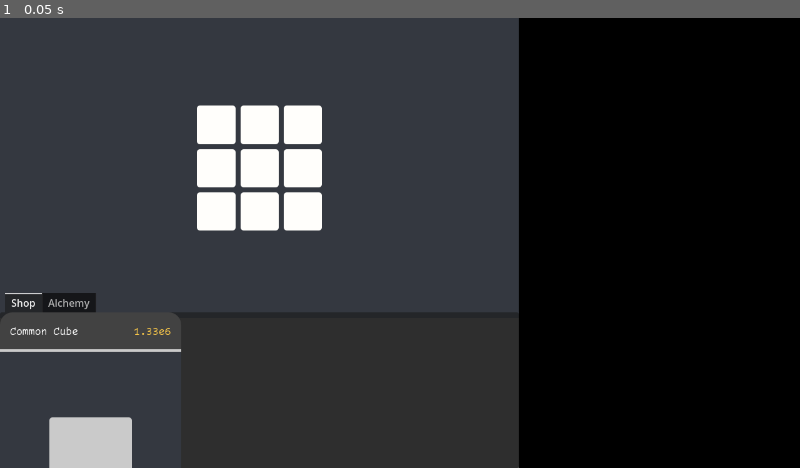
Above: before the commit, frame 1.
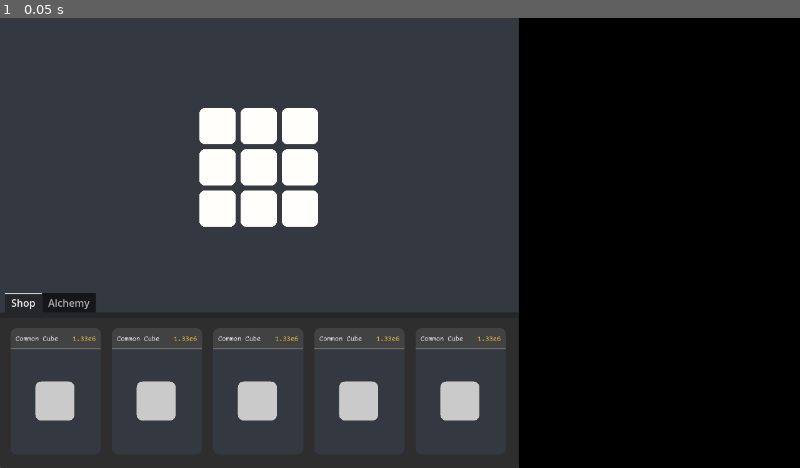
Above: after the commit, the same moment.

Repository: Logikable/GMTK2024
Game: Godot game, scene res://scenes/game.tscn
Same seed, same stepped clock (60 frames per second), same inputs: the game is played once before the commit and once after it.
Inputs:
- Up to frame 1 (0.05 s): no input

The runs differ from the first frame. In frame 1, 5.0% of the frame differs, in the area x 0-64%, y 19-100%.

Commit message:
Fix cards in UI, change tile/2dcubie size, add 2dcubie script.

Diff:
--- a/fonts/16px-common.tres
+++ b/fonts/16px-common.tres
@@ -1,6 +1,7 @@
 [gd_resource type="LabelSettings" load_steps=2 format=3 uid="uid://2qd5lej2cyfg"]
 
-[ext_resource type="FontFile" uid="uid://c48agdebe6v1w" path="res://fonts/ComicCodeLigaturesNFFixed-Regular.ttf" id="1_h2na7"]
+[ext_resource type="FontFile" uid="uid://c48agdebe6v1w" path="res://fonts/ComicCodeLigaturesNFFixed-Regular.ttf" id="1_ldjen"]
 
 [resource]
-font = ExtResource("1_h2na7")
+font = ExtResource("1_ldjen")
+font_size = 20
--- a/fonts/16px-currency.tres
+++ b/fonts/16px-currency.tres
@@ -4,4 +4,5 @@
 
 [resource]
 font = ExtResource("1_bj7ds")
+font_size = 20
 font_color = Color(1, 0.8, 0.290196, 1)
--- a/scenes/2dcubie.tscn
+++ b/scenes/2dcubie.tscn
@@ -1,13 +1,16 @@
-[gd_scene load_steps=2 format=3 uid="uid://cpklnuogag7tt"]
+[gd_scene load_steps=3 format=3 uid="uid://cpklnuogag7tt"]
+
+[ext_resource type="Script" path="res://scripts/2dcubie.gd" id="1_t058s"]
 
 [sub_resource type="StyleBoxFlat" id="StyleBoxFlat_atcyl"]
 bg_color = Color(0.792157, 0.792157, 0.792157, 1)
-corner_radius_top_left = 5
-corner_radius_top_right = 5
-corner_radius_bottom_right = 5
-corner_radius_bottom_left = 5
+corner_radius_top_left = 75
+corner_radius_top_right = 75
+corner_radius_bottom_right = 75
+corner_radius_bottom_left = 75
 
 [node name="2DCubie" type="Panel"]
-offset_right = 30.0
-offset_bottom = 30.0
+offset_right = 500.0
+offset_bottom = 500.0
 theme_override_styles/panel = SubResource("StyleBoxFlat_atcyl")
+script = ExtResource("1_t058s")
--- a/scenes/card.tscn
+++ b/scenes/card.tscn
@@ -17,62 +17,63 @@
 corner_radius_bottom_right = 20
 corner_radius_bottom_left = 20
 
-[node name="MarginContainer" type="MarginContainer"]
-offset_right = 40.0
-offset_bottom = 40.0
-
-[node name="Card" type="Node2D" parent="."]
-
-[node name="CardContents" type="VBoxContainer" parent="Card"]
+[node name="Card" type="VBoxContainer"]
 offset_right = 290.0
 offset_bottom = 405.0
 theme_override_constants/separation = 0
 
-[node name="HeaderContainer" type="PanelContainer" parent="Card/CardContents"]
+[node name="HeaderContainer" type="PanelContainer" parent="."]
 custom_minimum_size = Vector2(0, 58)
 layout_mode = 2
 theme_override_styles/panel = SubResource("StyleBoxFlat_nsida")
 
-[node name="HeaderMargin" type="MarginContainer" parent="Card/CardContents/HeaderContainer"]
+[node name="HeaderMargin" type="MarginContainer" parent="HeaderContainer"]
 layout_mode = 2
 theme_override_constants/margin_left = 16
 theme_override_constants/margin_top = 16
 theme_override_constants/margin_right = 16
 theme_override_constants/margin_bottom = 16
 
-[node name="HeaderContents" type="HBoxContainer" parent="Card/CardContents/HeaderContainer/HeaderMargin"]
+[node name="HeaderContents" type="HBoxContainer" parent="HeaderContainer/HeaderMargin"]
 layout_mode = 2
 
-[node name="Name" type="Label" parent="Card/CardContents/HeaderContainer/HeaderMargin/HeaderContents"]
+[node name="Name" type="Label" parent="HeaderContainer/HeaderMargin/HeaderContents"]
 layout_mode = 2
 size_flags_horizontal = 4
 text = "Common Cube
 "
 label_settings = ExtResource("1_uag38")
 
-[node name="Cost" type="HBoxContainer" parent="Card/CardContents/HeaderContainer/HeaderMargin/HeaderContents"]
+[node name="Cost" type="HBoxContainer" parent="HeaderContainer/HeaderMargin/HeaderContents"]
 layout_mode = 2
 size_flags_horizontal = 10
 
-[node name="Cost Label" type="Label" parent="Card/CardContents/HeaderContainer/HeaderMargin/HeaderContents/Cost"]
+[node name="Cost Label" type="Label" parent="HeaderContainer/HeaderMargin/HeaderContents/Cost"]
 layout_mode = 2
 text = "1.33e6"
 label_settings = ExtResource("3_b8l1w")
 
-[node name="Separator" type="Panel" parent="Card/CardContents"]
-custom_minimum_size = Vector2(0, 4)
+[node name="Separator" type="Panel" parent="."]
+custom_minimum_size = Vector2(0, 3)
 layout_mode = 2
 theme_override_styles/panel = SubResource("StyleBoxFlat_mtsr8")
 
-[node name="IconContainer" type="PanelContainer" parent="Card/CardContents"]
+[node name="IconContainer" type="PanelContainer" parent="."]
 layout_mode = 2
 size_flags_vertical = 3
 theme_override_styles/panel = SubResource("StyleBoxFlat_cvwb8")
 
-[node name="2DCubie" parent="Card/CardContents/IconContainer" instance=ExtResource("1_akfou")]
-custom_minimum_size = Vector2(132, 132)
+[node name="IconNode" type="Control" parent="IconContainer"]
 layout_mode = 2
+
+[node name="2DCubie" parent="IconContainer/IconNode" instance=ExtResource("1_akfou")]
+layout_mode = 2
+offset_left = 79.0
+offset_top = 102.0
+offset_right = 579.0
+offset_bottom = 602.0
+scale = Vector2(0.25, 0.25)
 size_flags_horizontal = 4
 size_flags_vertical = 4
 
-[node name="Glow" type="GPUParticles2D" parent="Card/CardContents/IconContainer/2DCubie"]
+[node name="Glow" type="GPUParticles2D" parent="IconContainer/IconNode/2DCubie"]
--- a/scenes/game.tscn
+++ b/scenes/game.tscn
@@ -9,23 +9,24 @@
 [sub_resource type="StyleBoxFlat" id="StyleBoxFlat_88470"]
 bg_color = Color(0, 0, 0, 1)
 
-[node name="GameContainer" type="Control"]
+[node name="GameNode" type="Control"]
 layout_mode = 3
 anchors_preset = 0
 offset_right = 1280.0
 offset_bottom = 720.0
 
-[node name="LeftContainer" type="Control" parent="."]
+[node name="LeftNode" type="Control" parent="."]
 anchors_preset = 0
 offset_right = 800.0
 offset_bottom = 720.0
 
-[node name="GridContainer" type="Control" parent="LeftContainer"]
+[node name="GridNode" type="Control" parent="LeftNode"]
+layout_mode = 2
 anchors_preset = 0
 offset_right = 830.0
 offset_bottom = 480.0
 
-[node name="Grid" parent="LeftContainer/GridContainer" instance=ExtResource("1_oinuk")]
+[node name="Grid" parent="LeftNode/GridNode" instance=ExtResource("1_oinuk")]
 layout_mode = 1
 anchors_preset = 8
 anchor_left = 0.5
@@ -39,7 +40,7 @@
 grow_horizontal = 2
 grow_vertical = 2
 
-[node name="PanelContainer" type="PanelContainer" parent="LeftContainer/GridContainer"]
+[node name="PanelContainer" type="PanelContainer" parent="LeftNode/GridNode"]
 z_index = -1
 layout_mode = 1
 anchors_preset = 15
@@ -49,40 +50,106 @@
 grow_vertical = 2
 theme_override_styles/panel = SubResource("StyleBoxFlat_gv1x0")
 
-[node name="Menu" type="TabContainer" parent="LeftContainer"]
-layout_mode = 0
+[node name="Menu" type="TabContainer" parent="LeftNode"]
+layout_mode = 2
 offset_top = 440.0
 offset_right = 830.0
 offset_bottom = 720.0
 current_tab = 0
 
-[node name="Shop" type="Control" parent="LeftContainer/Menu"]
+[node name="Shop" type="Control" parent="LeftNode/Menu"]
 layout_mode = 2
 metadata/_tab_index = 0
 
-[node name="Cards" type="HBoxContainer" parent="LeftContainer/Menu/Shop"]
+[node name="Cards" type="HBoxContainer" parent="LeftNode/Menu/Shop"]
 layout_mode = 1
 anchors_preset = 15
 anchor_right = 1.0
 anchor_bottom = 1.0
 grow_horizontal = 2
 grow_vertical = 2
+theme_override_constants/separation = 17
 
-[node name="Card" parent="LeftContainer/Menu/Shop/Cards" instance=ExtResource("2_ehw0x")]
+[node name="DummyNode" type="Control" parent="LeftNode/Menu/Shop/Cards"]
 layout_mode = 2
 
-[node name="Alchemy" type="Control" parent="LeftContainer/Menu"]
+[node name="CardNode" type="Control" parent="LeftNode/Menu/Shop/Cards"]
+custom_minimum_size = Vector2(145, 203)
+layout_mode = 2
+
+[node name="Card" parent="LeftNode/Menu/Shop/Cards/CardNode" instance=ExtResource("2_ehw0x")]
+layout_mode = 2
+offset_top = 25.0
+offset_right = 289.0
+offset_bottom = 430.0
+grow_horizontal = 2
+grow_vertical = 0
+scale = Vector2(0.5, 0.5)
+
+[node name="CardNode2" type="Control" parent="LeftNode/Menu/Shop/Cards"]
+custom_minimum_size = Vector2(145, 203)
+layout_mode = 2
+
+[node name="Card" parent="LeftNode/Menu/Shop/Cards/CardNode2" instance=ExtResource("2_ehw0x")]
+layout_mode = 2
+offset_top = 25.0
+offset_right = 289.0
+offset_bottom = 430.0
+grow_horizontal = 2
+grow_vertical = 0
+scale = Vector2(0.5, 0.5)
+
+[node name="CardNode3" type="Control" parent="LeftNode/Menu/Shop/Cards"]
+custom_minimum_size = Vector2(145, 203)
+layout_mode = 2
+
+[node name="Card" parent="LeftNode/Menu/Shop/Cards/CardNode3" instance=ExtResource("2_ehw0x")]
+layout_mode = 2
+offset_top = 25.0
+offset_right = 289.0
+offset_bottom = 430.0
+grow_horizontal = 2
+grow_vertical = 0
+scale = Vector2(0.5, 0.5)
+
+[node name="CardNode4" type="Control" parent="LeftNode/Menu/Shop/Cards"]
+custom_minimum_size = Vector2(145, 203)
+layout_mode = 2
+
+[node name="Card" parent="LeftNode/Menu/Shop/Cards/CardNode4" instance=ExtResource("2_ehw0x")]
+layout_mode = 2
+offset_top = 25.0
+offset_right = 289.0
+offset_bottom = 430.0
+grow_horizontal = 2
+grow_vertical = 0
+scale = Vector2(0.5, 0.5)
+
+[node name="CardNode5" type="Control" parent="LeftNode/Menu/Shop/Cards"]
+custom_minimum_size = Vector2(145, 203)
+layout_mode = 2
+
+[node name="Card" parent="LeftNode/Menu/Shop/Cards/CardNode5" instance=ExtResource("2_ehw0x")]
+layout_mode = 2
+offset_top = 25.0
+offset_right = 289.0
+offset_bottom = 430.0
+grow_horizontal = 2
+grow_vertical = 0
+scale = Vector2(0.5, 0.5)
+
+[node name="Alchemy" type="Control" parent="LeftNode/Menu"]
 visible = false
 layout_mode = 2
 metadata/_tab_index = 1
 
-[node name="RightContainer" type="Control" parent="."]
+[node name="RightNode" type="Control" parent="."]
 anchors_preset = 0
 offset_left = 830.0
 offset_right = 1280.0
 offset_bottom = 720.0
 
-[node name="PanelContainer" type="PanelContainer" parent="RightContainer"]
+[node name="PanelContainer" type="PanelContainer" parent="RightNode"]
 layout_mode = 1
 anchors_preset = 15
 anchor_right = 1.0
--- a/scenes/grid.tscn
+++ b/scenes/grid.tscn
@@ -15,51 +15,159 @@
 anchor_bottom = 1.0
 grow_horizontal = 2
 grow_vertical = 2
-theme_override_constants/h_separation = 8
-theme_override_constants/v_separation = 8
+theme_override_constants/h_separation = 0
+theme_override_constants/v_separation = 0
 columns = 3
 
-[node name="Tile" parent="GridContainer" instance=ExtResource("1_r0jgx")]
+[node name="TileNode" type="Control" parent="GridContainer"]
+custom_minimum_size = Vector2(66, 66)
 layout_mode = 2
+
+[node name="Tile" parent="GridContainer/TileNode" instance=ExtResource("1_r0jgx")]
+layout_mode = 2
+anchors_preset = 0
+anchor_right = 0.0
+anchor_bottom = 0.0
+offset_left = 4.0
+offset_top = 4.0
+offset_right = 504.0
+offset_bottom = 504.0
+scale = Vector2(0.116, 0.116)
 size_flags_horizontal = 3
 size_flags_vertical = 3
 
-[node name="Tile2" parent="GridContainer" instance=ExtResource("1_r0jgx")]
+[node name="TileNode2" type="Control" parent="GridContainer"]
+custom_minimum_size = Vector2(66, 66)
 layout_mode = 2
+
+[node name="Tile" parent="GridContainer/TileNode2" instance=ExtResource("1_r0jgx")]
+layout_mode = 2
+anchors_preset = 0
+anchor_right = 0.0
+anchor_bottom = 0.0
+offset_left = 4.0
+offset_top = 4.0
+offset_right = 504.0
+offset_bottom = 504.0
+scale = Vector2(0.116, 0.116)
 size_flags_horizontal = 3
 size_flags_vertical = 3
 
-[node name="Tile3" parent="GridContainer" instance=ExtResource("1_r0jgx")]
+[node name="TileNode3" type="Control" parent="GridContainer"]
+custom_minimum_size = Vector2(66, 66)
 layout_mode = 2
+
+[node name="Tile" parent="GridContainer/TileNode3" instance=ExtResource("1_r0jgx")]
+layout_mode = 2
+anchors_preset = 0
+anchor_right = 0.0
+anchor_bottom = 0.0
+offset_left = 4.0
+offset_top = 4.0
+offset_right = 504.0
+offset_bottom = 504.0
+scale = Vector2(0.116, 0.116)
 size_flags_horizontal = 3
 size_flags_vertical = 3
 
-[node name="Tile4" parent="GridContainer" instance=ExtResource("1_r0jgx")]
+[node name="TileNode4" type="Control" parent="GridContainer"]
+custom_minimum_size = Vector2(66, 66)
 layout_mode = 2
+
+[node name="Tile" parent="GridContainer/TileNode4" instance=ExtResource("1_r0jgx")]
+layout_mode = 2
+anchors_preset = 0
+anchor_right = 0.0
+anchor_bottom = 0.0
+offset_left = 4.0
+offset_top = 4.0
+offset_right = 504.0
+offset_bottom = 504.0
+scale = Vector2(0.116, 0.116)
 size_flags_horizontal = 3
 size_flags_vertical = 3
 
-[node name="Tile5" parent="GridContainer" instance=ExtResource("1_r0jgx")]
+[node name="TileNode5" type="Control" parent="GridContainer"]
+custom_minimum_size = Vector2(66, 66)
 layout_mode = 2
+
+[node name="Tile" parent="GridContainer/TileNode5" instance=ExtResource("1_r0jgx")]
+layout_mode = 2
+anchors_preset = 0
+anchor_right = 0.0
+anchor_bottom = 0.0
+offset_left = 4.0
+offset_top = 4.0
+offset_right = 504.0
+offset_bottom = 504.0
+scale = Vector2(0.116, 0.116)
 size_flags_horizontal = 3
 size_flags_vertical = 3
 
-[node name="Tile6" parent="GridContainer" instance=ExtResource("1_r0jgx")]
+[node name="TileNode6" type="Control" parent="GridContainer"]
+custom_minimum_size = Vector2(66, 66)
 layout_mode = 2
+
+[node name="Tile" parent="GridContainer/TileNode6" instance=ExtResource("1_r0jgx")]
+layout_mode = 2
+anchors_preset = 0
+anchor_right = 0.0
+anchor_bottom = 0.0
+offset_left = 4.0
+offset_top = 4.0
+offset_right = 504.0
+offset_bottom = 504.0
+scale = Vector2(0.116, 0.116)
 size_flags_horizontal = 3
 size_flags_vertical = 3
 
-[node name="Tile7" parent="GridContainer" instance=ExtResource("1_r0jgx")]
+[node name="TileNode7" type="Control" parent="GridContainer"]
+custom_minimum_size = Vector2(66, 66)
 layout_mode = 2
+
+[node name="Tile" parent="GridContainer/TileNode7" instance=ExtResource("1_r0jgx")]
+layout_mode = 2
+anchors_preset = 0
+anchor_right = 0.0
+anchor_bottom = 0.0
+offset_left = 4.0
+offset_top = 4.0
+offset_right = 504.0
+offset_bottom = 504.0
+scale = Vector2(0.116, 0.116)
 size_flags_horizontal = 3
 size_flags_vertical = 3
 
-[node name="Tile8" parent="GridContainer" instance=ExtResource("1_r0jgx")]
+[node name="TileNode8" type="Control" parent="GridContainer"]
+custom_minimum_size = Vector2(66, 66)
 layout_mode = 2
+
+[node name="Tile" parent="GridContainer/TileNode8" instance=ExtResource("1_r0jgx")]
+layout_mode = 2
+anchors_preset = 0
+anchor_right = 0.0
+anchor_bottom = 0.0
+offset_left = 4.0
+offset_top = 4.0
+offset_right = 504.0
+offset_bottom = 504.0
+scale = Vector2(0.116, 0.116)
 size_flags_horizontal = 3
 size_flags_vertical = 3
 
-[node name="Tile9" parent="GridContainer" instance=ExtResource("1_r0jgx")]
+[node name="TileNode9" type="Control" parent="GridContainer"]
+custom_minimum_size = Vector2(66, 66)
 layout_mode = 2
+
+[node name="Tile" parent="GridContainer/TileNode9" instance=ExtResource("1_r0jgx")]
+layout_mode = 2
+anchors_preset = 0
+anchor_right = 0.0
+anchor_bottom = 0.0
+offset_left = 4.0
+offset_top = 4.0
+offset_right = 504.0
+offset_bottom = 504.0
+scale = Vector2(0.116, 0.116)
 size_flags_horizontal = 3
 size_flags_vertical = 3
--- a/scenes/tile.tscn
+++ b/scenes/tile.tscn
@@ -2,17 +2,17 @@
 
 [sub_resource type="StyleBoxFlat" id="StyleBoxFlat_oqvsc"]
 bg_color = Color(1, 0.996078, 0.984314, 1)
-corner_radius_top_left = 5
-corner_radius_top_right = 5
-corner_radius_bottom_right = 5
-corner_radius_bottom_left = 5
+corner_radius_top_left = 75
+corner_radius_top_right = 75
+corner_radius_bottom_right = 75
+corner_radius_bottom_left = 75
 
 [node name="Tile" type="PanelContainer"]
 anchors_preset = 15
 anchor_right = 1.0
 anchor_bottom = 1.0
-offset_right = -1250.0
-offset_bottom = -690.0
+offset_right = -780.0
+offset_bottom = -220.0
 grow_horizontal = 2
 grow_vertical = 2
 theme_override_styles/panel = SubResource("StyleBoxFlat_oqvsc")
--- /dev/null
+++ b/scripts/2dcubie.gd
@@ -0,0 +1,15 @@
+extends Panel
+
+
+# Called when the node enters the scene tree for the first time.
+func _ready() -> void:
+  pass # Replace with function body.
+
+
+var rng = RandomNumberGenerator.new()
+
+
+# Called every frame. 'delta' is the elapsed time since the previous frame.
+func _process(delta: float) -> void:
+  add_theme_color_override("font_color", Color.YELLOW)
+  #self.add_theme_color_override("local_color", Color(rng.randf(), rng.randf(), rng.randf(), 1.0))
